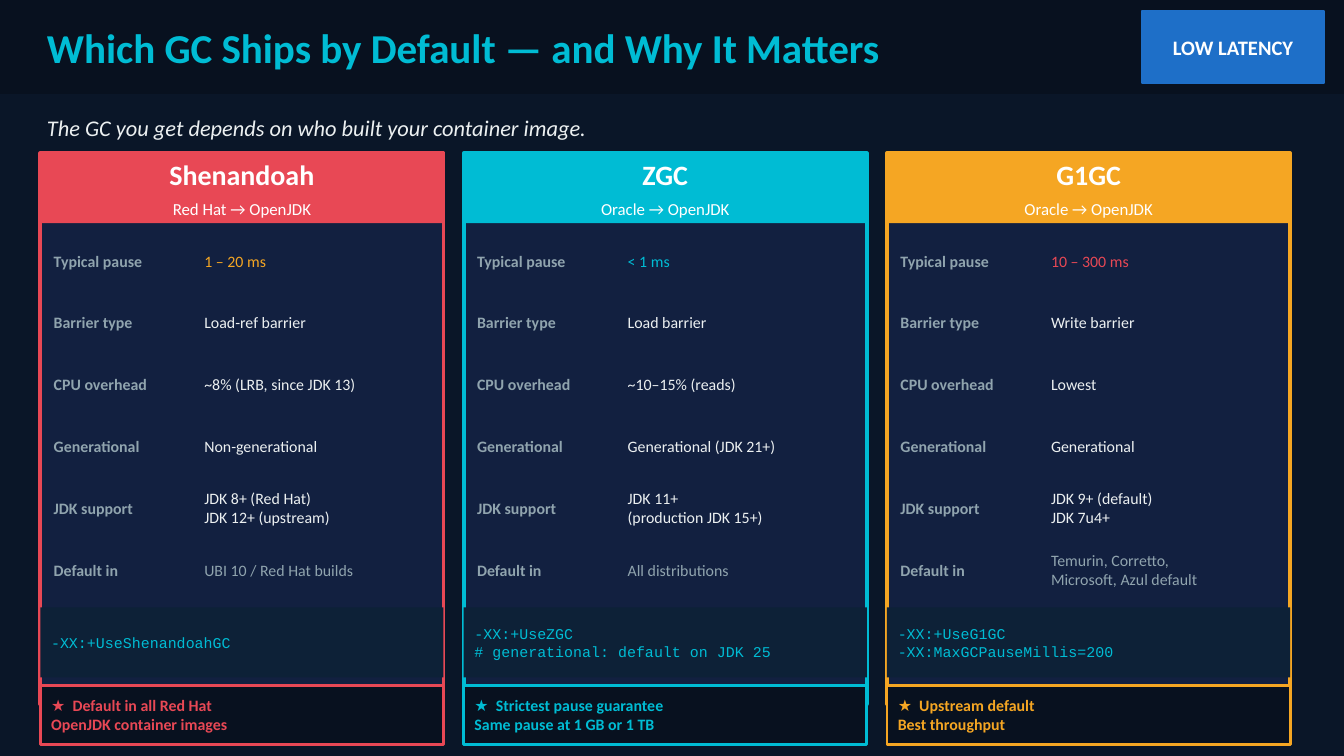
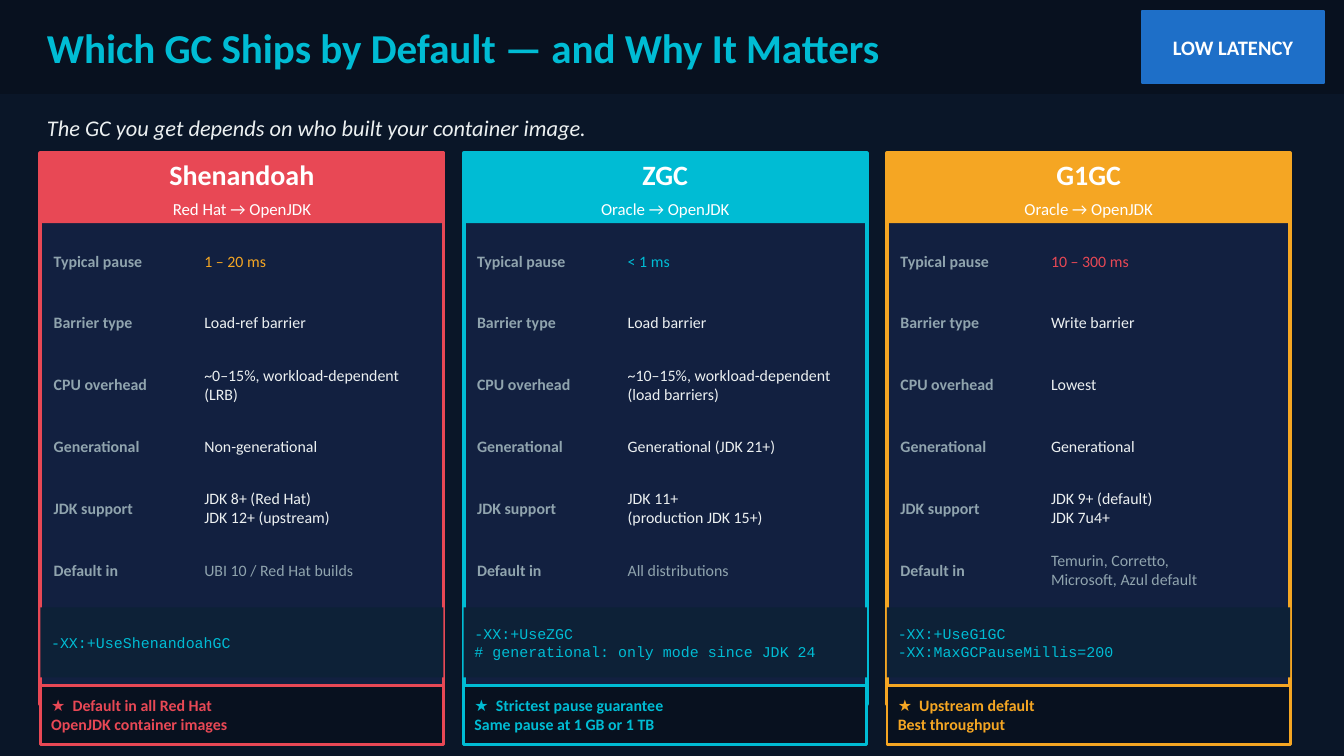
Before and after one commit to patterncatalyst/quarkus-optimization, a slide deck: slide 43 of presentation/optimizing-quarkus-on-kubernetes.pptx. Drawn at 1344x756 pixels with LibreOffice and Linux fonts; fonts in the diff are those of the drawing. Boxes give left, top, right and bottom in pixels: in the first picture for what was removed or moved away, otherwise in the second. Text is boxed around its words. In the diff, an @@ line names an element or a change of style, - is before the commit and + after.

```diff
--- a/presentation/optimizing-quarkus-on-kubernetes.pptx
+++ b/presentation/optimizing-quarkus-on-kubernetes.pptx
@@ text at box(204, 370, 399, 402): text changed @@
-~8% (LRB, since JDK 13)
+~0–15%, workload-dependent (LRB)
@@ text at box(628, 370, 831, 402): text changed @@
-~10–15% (reads)
+~10–15%, workload-dependent (load barriers)
@@ text at box(492, 646, 816, 660): text changed @@
-# generational: default on JDK 25
+# generational: only mode since JDK 24
```
Also in this commit, not shown: 6 other slides changed, 6 other files.
